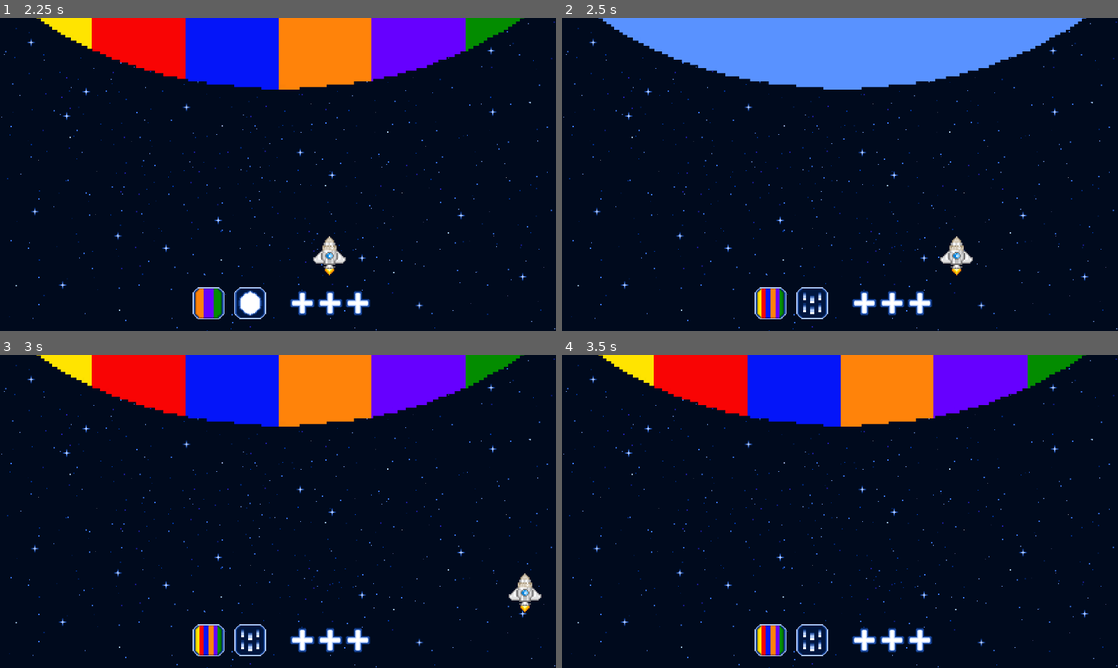
Above: before the commit, frames 1-4 (two rows, left to right).
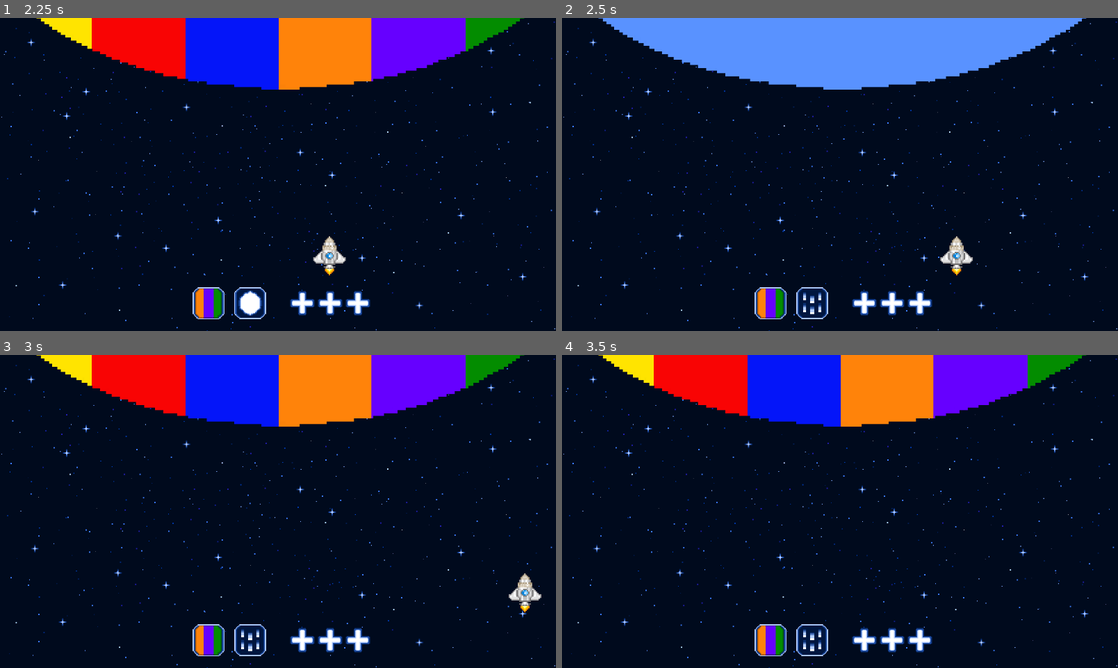
Above: after the commit, the same moments.

Repository: Annars30/GithubRepos-FINAL-project-ver1
Game: Godot game, scene res://Scenes/game.tscn
Two runs of this game, one before a commit and one after it. Both use one fixed random seed, a clock stepped at 60 frames per second and the inputs below.
Inputs (mouse positions are in pixels of both pictures, inside the frame that each line leads up to):
- Up to frame 1 (2.25 s): move the mouse to (211, 302) at 0.52 s; hold Right (move_right) 0.53-1.28 s; click (211, 302) at 0.67 s; move the mouse to (250, 302) at 1.27 s; hold Left (move_left) 1.28-2.03 s; click (250, 302) at 1.42 s; move the mouse to (333, 105) at 2.02 s; hold Right (move_right) from 2.03 s (still down)
- Up to frame 2 (2.5 s): keep holding Right (move_right)
- Up to frame 3 (3 s): keep holding Right (move_right); move the mouse to (250, 574) at 2.77 s; click (250, 574) at 2.92 s
- Up to frame 4 (3.5 s): keep holding Right (move_right)

Frame 1 is identical in both runs. In frame 2, 0.4% of the frame differs, in the area x 35-40%, y 86-96%; in frame 3, 0.4%; in frame 4, 0.4%.
Error in both runs: Invalid access to property or key 'wait_and_stop' on a base object of type 'AnimatedSprite2D'. (res://Scripts/supernova.gd:8)

Commit message:
Update dice_1.gd

Diff:
--- a/Scripts/dice_1.gd
+++ b/Scripts/dice_1.gd
@@ -8,14 +8,13 @@
 
 
 func do_something():
-	var result := randi_range(0,2)
+	var result := randi_range(0,1)
 	animated_sprite.set_frame_and_progress(result, 0)
 	#do stuff with result
 
 
 func _on_area_2d_mouse_entered() -> void:
 	is_mouse_over = true
-
 
 func _on_area_2d_mouse_exited() -> void:
 	is_mouse_over = false
@@ -27,7 +26,6 @@
 		animated_sprite.play("Dice_1")
 		wait_and_stop()
 
-
 func wait_and_stop():
 	spinning = true
 	var wait_time = randf_range(1.1, 2)
